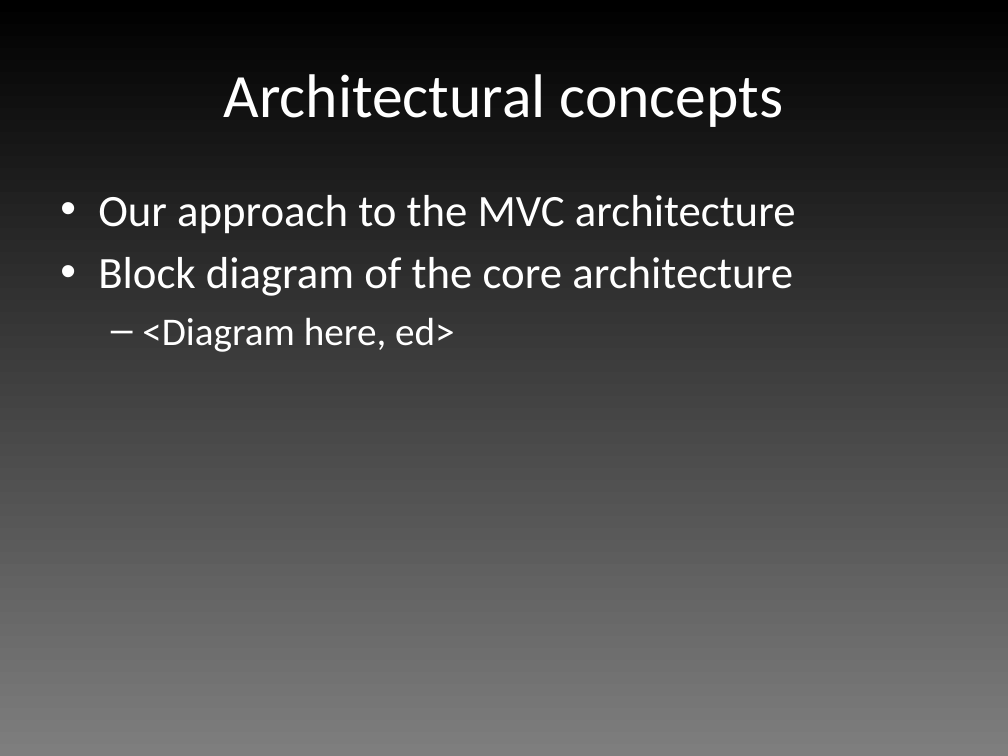
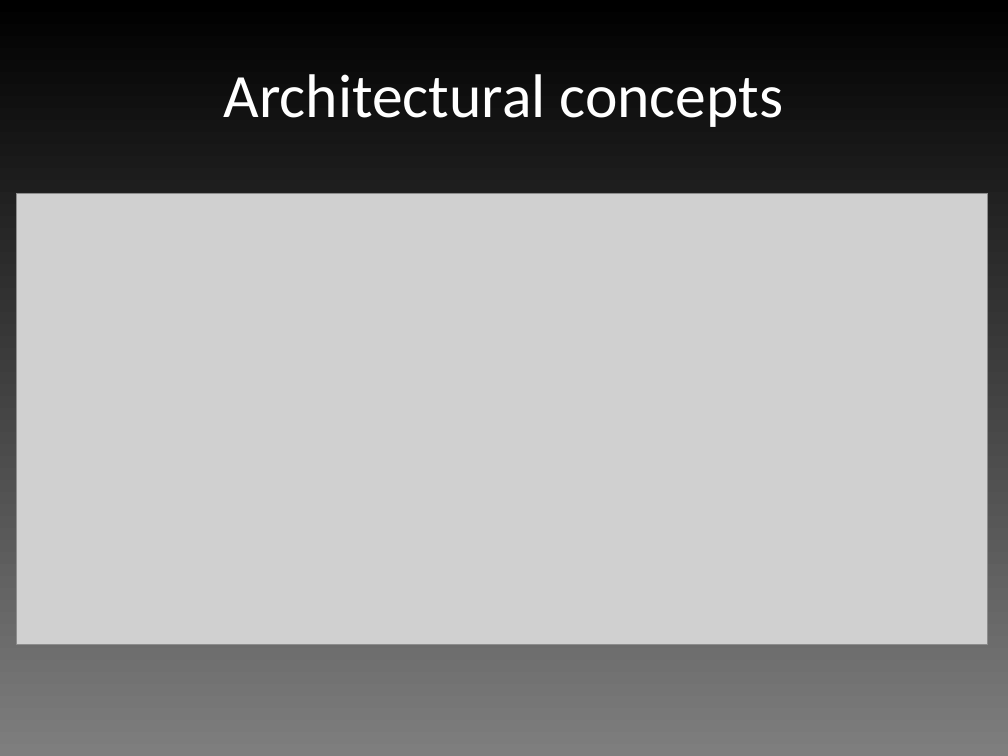
Before and after one commit to edderick/RunwayRedeclaration, a slide deck: slide 5 of doc/D2/Slides.pptx (slide 6 before the commit). Drawn at 1008x756 pixels with LibreOffice and Linux fonts; fonts in the diff are those of the drawing; grey boxes stand for pictures. Boxes give left, top, right and bottom in pixels: in the first picture for what was removed or moved away, otherwise in the second. Text is boxed around its words. In the diff, an @@ line names an element or a change of style, - is before the commit and + after.

Commit message:
*Small changes to the class diagram *Added class diagram to slides

```diff
--- a/doc/D2/Slides.pptx
+++ b/doc/D2/Slides.pptx
@@ picture added at box(17, 194, 988, 645) @@
@@ text removed at box(98, 195, 796, 352) @@
-• Our approach to the MVC architecture
-• Block diagram of the core architecture
-  – <Diagram here, ed>
```
Also in this commit, not shown: 1 slide removed, 2 other files.
